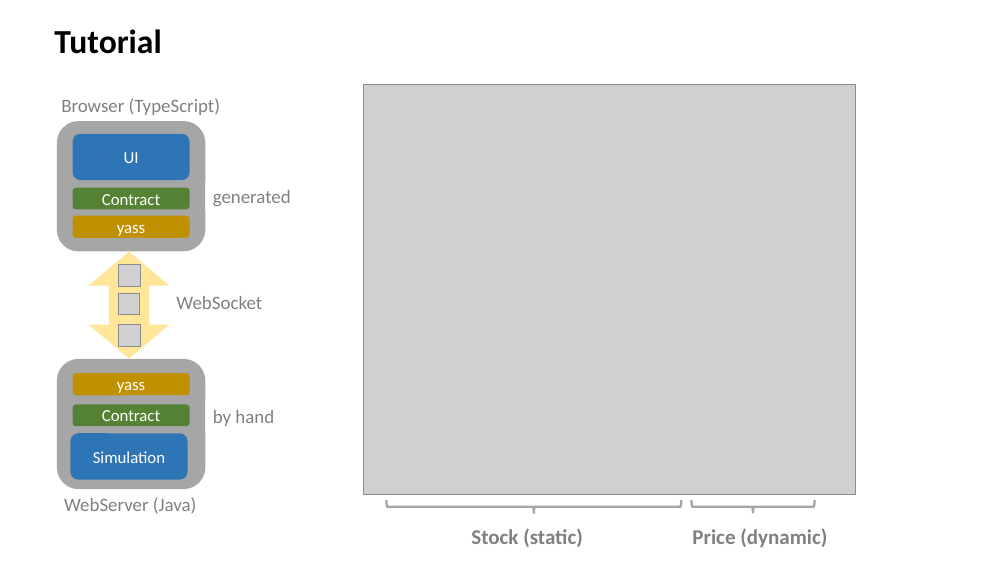
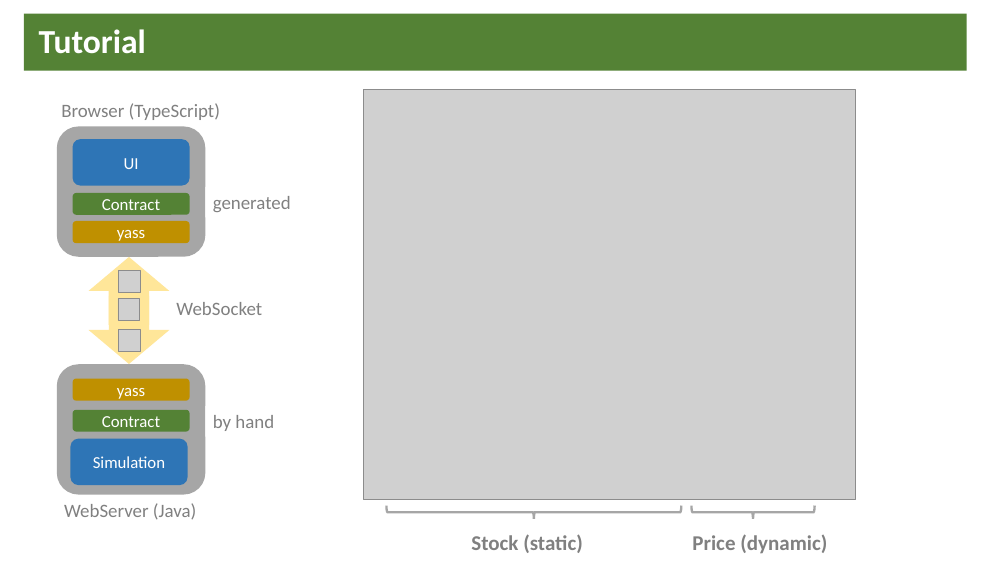
Before and after one commit to softappeal/yass, a slide deck: slide 6 of doc/yass.pptx (slide 7 before the commit). Drawn at 1008x567 pixels with LibreOffice and Linux fonts; fonts in the diff are those of the drawing; grey boxes stand for pictures. Boxes give left, top, right and bottom in pixels: in the first picture for what was removed or moved away, otherwise in the second. Text is boxed around its words. In the diff, an @@ line names an element or a change of style, - is before the commit and + after.

```diff
--- a/doc/yass.pptx
+++ b/doc/yass.pptx
@@ title "Tutorial": place and size @@
-title "Tutorial" at [54, 29, 161, 54]
+title "Tutorial" at [23, 14, 966, 70]
@@ title "Tutorial" at [23, 14, 966, 70]: text colour #000000 to #FFFFFF; fill none to #548235 @@
@@ 8 rounded rectangles, 5 texts, 4 pictures, 2 rectangles, 2 left braces, 2 down arrows: place and size @@
-8 rounded rectangles, 5 texts, 4 pictures, 2 rectangles, 2 left braces, 2 down arrows at [42, 84, 856, 547]
+8 rounded rectangles, 5 texts, 4 pictures, 2 rectangles, 2 left braces, 2 down arrows at [42, 89, 856, 553]
```
Also in this commit, not shown: 6 other slides changed, 2 slides removed, 1 other file.
